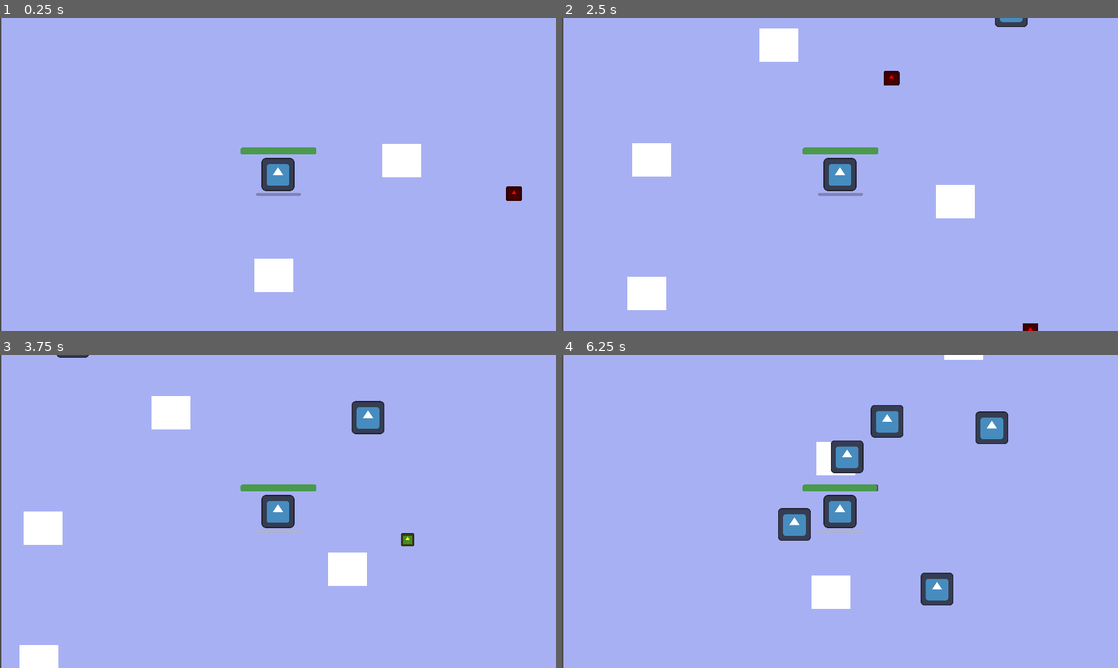
Above: before the commit, frames 1-4 (two rows, left to right).
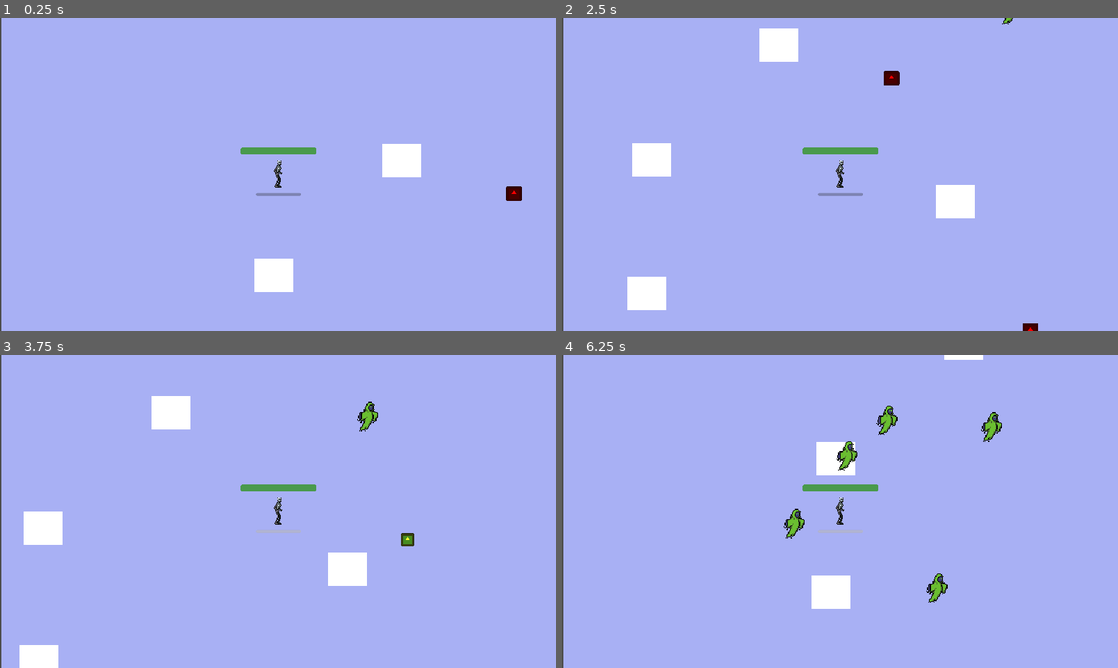
Above: after the commit, the same moments.

Repository: renancarlosdev/go24jam
Game: Godot game, scene res://Scenes/survivor_game.tscn
Same seed, same stepped clock (60 frames per second), same inputs: the game is played once before the commit and once after it. This scene is started directly instead of the project's main scene. The engine's default icon, where the game draws it, is replaced by a stand-in: a white triangle on a blue panel in a dark square.
Inputs:
- Up to frame 1 (0.25 s): no input
- Up to frame 2 (2.5 s): tap Enter at 0.5 s; hold D (move_right) 0.53-1.28 s; hold S (move_down) 1.28-2.03 s; hold D (move_right) from 2.03 s (still down)
- Up to frame 3 (3.75 s): release D (move_right) at 2.78 s; hold W (move_up) 2.78-3.5 s; click "SELECT" at 3.5 s
- Up to frame 4 (6.25 s): hold A (move_left) 4.28-5.78 s; hold S (move_down) from 5.78 s (still down)

The runs differ from the first frame. In frame 1, 0.6% of the frame differs, in the area x 47-93%, y 44-57%; in frame 2, 0.8%; in frame 3, 1.3%; in frame 4, 3.7%, in the area x 38-81%, y 16-80%.
Error after the commit: Invalid call. Nonexistent function 'play_idle_animation' in base 'AnimatedSprite2D'. (res://Scripts/player.gd:21)

Commit message:
animations

Diff:
--- a/Scenes/mob.tscn
+++ b/Scenes/mob.tscn
@@ -1,10 +1,88 @@
-[gd_scene load_steps=4 format=3 uid="uid://disp7unepkjef"]
+[gd_scene load_steps=15 format=3 uid="uid://disp7unepkjef"]
 
 [ext_resource type="Script" path="res://mob.gd" id="1_w68u0"]
-[ext_resource type="PackedScene" uid="uid://67deweot21u7" path="res://Scenes/mobanimation.tscn" id="2_wd5do"]
+[ext_resource type="Texture2D" uid="uid://dcs7to64blpxh" path="res://Assets/ghost-green-25x35.png" id="2_e7bg1"]
 
 [sub_resource type="CircleShape2D" id="CircleShape2D_ilt7x"]
 radius = 60.0083
+
+[sub_resource type="AtlasTexture" id="AtlasTexture_hrtli"]
+atlas = ExtResource("2_e7bg1")
+region = Rect2(0, 0, 25, 35)
+
+[sub_resource type="AtlasTexture" id="AtlasTexture_kcu4j"]
+atlas = ExtResource("2_e7bg1")
+region = Rect2(25, 0, 25, 35)
+
+[sub_resource type="AtlasTexture" id="AtlasTexture_fajws"]
+atlas = ExtResource("2_e7bg1")
+region = Rect2(50, 0, 25, 35)
+
+[sub_resource type="AtlasTexture" id="AtlasTexture_hauux"]
+atlas = ExtResource("2_e7bg1")
+region = Rect2(75, 0, 25, 35)
+
+[sub_resource type="AtlasTexture" id="AtlasTexture_rlq41"]
+atlas = ExtResource("2_e7bg1")
+region = Rect2(100, 0, 25, 35)
+
+[sub_resource type="AtlasTexture" id="AtlasTexture_g76d5"]
+atlas = ExtResource("2_e7bg1")
+region = Rect2(0, 35, 25, 35)
+
+[sub_resource type="AtlasTexture" id="AtlasTexture_wf4dv"]
+atlas = ExtResource("2_e7bg1")
+region = Rect2(25, 35, 25, 35)
+
+[sub_resource type="AtlasTexture" id="AtlasTexture_1g83g"]
+atlas = ExtResource("2_e7bg1")
+region = Rect2(50, 35, 25, 35)
+
+[sub_resource type="AtlasTexture" id="AtlasTexture_t745v"]
+atlas = ExtResource("2_e7bg1")
+region = Rect2(75, 35, 25, 35)
+
+[sub_resource type="AtlasTexture" id="AtlasTexture_t7h2t"]
+atlas = ExtResource("2_e7bg1")
+region = Rect2(100, 35, 25, 35)
+
+[sub_resource type="SpriteFrames" id="SpriteFrames_qq466"]
+animations = [{
+"frames": [{
+"duration": 1.0,
+"texture": SubResource("AtlasTexture_hrtli")
+}, {
+"duration": 1.0,
+"texture": SubResource("AtlasTexture_kcu4j")
+}, {
+"duration": 1.0,
+"texture": SubResource("AtlasTexture_fajws")
+}, {
+"duration": 1.0,
+"texture": SubResource("AtlasTexture_hauux")
+}, {
+"duration": 1.0,
+"texture": SubResource("AtlasTexture_rlq41")
+}, {
+"duration": 1.0,
+"texture": SubResource("AtlasTexture_g76d5")
+}, {
+"duration": 1.0,
+"texture": SubResource("AtlasTexture_wf4dv")
+}, {
+"duration": 1.0,
+"texture": SubResource("AtlasTexture_1g83g")
+}, {
+"duration": 1.0,
+"texture": SubResource("AtlasTexture_t745v")
+}, {
+"duration": 1.0,
+"texture": SubResource("AtlasTexture_t7h2t")
+}],
+"loop": true,
+"name": &"default",
+"speed": 10.0
+}]
 
 [node name="mob" type="CharacterBody2D"]
 collision_layer = 2
@@ -12,9 +90,12 @@
 platform_floor_layers = 0
 script = ExtResource("1_w68u0")
 
-[node name="mob_animation" parent="." instance=ExtResource("2_wd5do")]
-position = Vector2(-1, 0)
-
 [node name="CollisionShape2D" type="CollisionShape2D" parent="."]
 position = Vector2(-3, 2)
 shape = SubResource("CircleShape2D_ilt7x")
+
+[node name="AnimatedSprite2D" type="AnimatedSprite2D" parent="."]
+position = Vector2(-4, 2.38419e-07)
+scale = Vector2(3.59, 3.59)
+sprite_frames = SubResource("SpriteFrames_qq466")
+frame_progress = 0.754565
--- a/Scenes/player.tscn
+++ b/Scenes/player.tscn
@@ -1,8 +1,7 @@
-[gd_scene load_steps=10 format=3 uid="uid://sjyppauxwcuj"]
+[gd_scene load_steps=29 format=3 uid="uid://sjyppauxwcuj"]
 
 [ext_resource type="Script" path="res://Scripts/player.gd" id="1_ox8j3"]
-[ext_resource type="Texture2D" uid="uid://jivyt6mcl515" path="res://Assets/icon2.svg" id="2_1082t"]
-[ext_resource type="PackedScene" uid="uid://bwgvysov88yqw" path="res://Scenes/playeranimation.tscn" id="3_kagbi"]
+[ext_resource type="Texture2D" uid="uid://bkhn86qcxaba3" path="res://Assets/skeleton-36x48.png" id="4_5176s"]
 [ext_resource type="PackedScene" uid="uid://bnim6pmp0nbqt" path="res://Scenes/power.tscn" id="4_dkckp"]
 
 [sub_resource type="CircleShape2D" id="CircleShape2D_ae5xx"]
@@ -28,18 +27,163 @@
 [sub_resource type="CircleShape2D" id="CircleShape2D_gk4nb"]
 radius = 55.2268
 
+[sub_resource type="AtlasTexture" id="AtlasTexture_x6khc"]
+atlas = ExtResource("4_5176s")
+region = Rect2(36, 96, 36, 48)
+
+[sub_resource type="AtlasTexture" id="AtlasTexture_q7pa8"]
+atlas = ExtResource("4_5176s")
+region = Rect2(72, 96, 36, 48)
+
+[sub_resource type="AtlasTexture" id="AtlasTexture_ojdjc"]
+atlas = ExtResource("4_5176s")
+region = Rect2(108, 96, 36, 48)
+
+[sub_resource type="AtlasTexture" id="AtlasTexture_ny16f"]
+atlas = ExtResource("4_5176s")
+region = Rect2(144, 96, 36, 48)
+
+[sub_resource type="AtlasTexture" id="AtlasTexture_kofs5"]
+atlas = ExtResource("4_5176s")
+region = Rect2(0, 144, 36, 48)
+
+[sub_resource type="AtlasTexture" id="AtlasTexture_ipcfb"]
+atlas = ExtResource("4_5176s")
+region = Rect2(36, 144, 36, 48)
+
+[sub_resource type="AtlasTexture" id="AtlasTexture_uh000"]
+atlas = ExtResource("4_5176s")
+region = Rect2(72, 144, 36, 48)
+
+[sub_resource type="AtlasTexture" id="AtlasTexture_lxhml"]
+atlas = ExtResource("4_5176s")
+region = Rect2(108, 144, 36, 48)
+
+[sub_resource type="AtlasTexture" id="AtlasTexture_d31ii"]
+atlas = ExtResource("4_5176s")
+region = Rect2(144, 144, 36, 48)
+
+[sub_resource type="AtlasTexture" id="AtlasTexture_aiqwl"]
+atlas = ExtResource("4_5176s")
+region = Rect2(0, 0, 36, 48)
+
+[sub_resource type="AtlasTexture" id="AtlasTexture_xb6oj"]
+atlas = ExtResource("4_5176s")
+region = Rect2(36, 0, 36, 48)
+
+[sub_resource type="AtlasTexture" id="AtlasTexture_qca4l"]
+atlas = ExtResource("4_5176s")
+region = Rect2(72, 0, 36, 48)
+
+[sub_resource type="AtlasTexture" id="AtlasTexture_xoiuq"]
+atlas = ExtResource("4_5176s")
+region = Rect2(108, 0, 36, 48)
+
+[sub_resource type="AtlasTexture" id="AtlasTexture_op5ip"]
+atlas = ExtResource("4_5176s")
+region = Rect2(144, 0, 36, 48)
+
+[sub_resource type="AtlasTexture" id="AtlasTexture_ycgf2"]
+atlas = ExtResource("4_5176s")
+region = Rect2(0, 48, 36, 48)
+
+[sub_resource type="AtlasTexture" id="AtlasTexture_4sima"]
+atlas = ExtResource("4_5176s")
+region = Rect2(36, 48, 36, 48)
+
+[sub_resource type="AtlasTexture" id="AtlasTexture_p42n4"]
+atlas = ExtResource("4_5176s")
+region = Rect2(72, 48, 36, 48)
+
+[sub_resource type="AtlasTexture" id="AtlasTexture_bufsd"]
+atlas = ExtResource("4_5176s")
+region = Rect2(108, 48, 36, 48)
+
+[sub_resource type="AtlasTexture" id="AtlasTexture_5gx6h"]
+atlas = ExtResource("4_5176s")
+region = Rect2(144, 48, 36, 48)
+
+[sub_resource type="SpriteFrames" id="SpriteFrames_dowyj"]
+animations = [{
+"frames": [{
+"duration": 1.0,
+"texture": SubResource("AtlasTexture_x6khc")
+}, {
+"duration": 1.0,
+"texture": SubResource("AtlasTexture_q7pa8")
+}, {
+"duration": 1.0,
+"texture": SubResource("AtlasTexture_ojdjc")
+}, {
+"duration": 1.0,
+"texture": SubResource("AtlasTexture_ny16f")
+}],
+"loop": true,
+"name": &"idle",
+"speed": 10.0
+}, {
+"frames": [{
+"duration": 1.0,
+"texture": SubResource("AtlasTexture_kofs5")
+}, {
+"duration": 1.0,
+"texture": SubResource("AtlasTexture_ipcfb")
+}, {
+"duration": 1.0,
+"texture": SubResource("AtlasTexture_uh000")
+}, {
+"duration": 1.0,
+"texture": SubResource("AtlasTexture_lxhml")
+}, {
+"duration": 1.0,
+"texture": SubResource("AtlasTexture_d31ii")
+}],
+"loop": false,
+"name": &"killed",
+"speed": 5.0
+}, {
+"frames": [{
+"duration": 1.0,
+"texture": SubResource("AtlasTexture_aiqwl")
+}, {
+"duration": 1.0,
+"texture": SubResource("AtlasTexture_xb6oj")
+}, {
+"duration": 1.0,
+"texture": SubResource("AtlasTexture_qca4l")
+}, {
+"duration": 1.0,
+"texture": SubResource("AtlasTexture_xoiuq")
+}, {
+"duration": 1.0,
+"texture": SubResource("AtlasTexture_op5ip")
+}, {
+"duration": 1.0,
+"texture": SubResource("AtlasTexture_ycgf2")
+}, {
+"duration": 1.0,
+"texture": SubResource("AtlasTexture_4sima")
+}, {
+"duration": 1.0,
+"texture": SubResource("AtlasTexture_p42n4")
+}, {
+"duration": 1.0,
+"texture": SubResource("AtlasTexture_bufsd")
+}, {
+"duration": 1.0,
+"texture": SubResource("AtlasTexture_5gx6h")
+}],
+"loop": true,
+"name": &"walking",
+"speed": 10.0
+}]
+
 [node name="Player" type="CharacterBody2D"]
 platform_floor_layers = 0
 script = ExtResource("1_ox8j3")
 
-[node name="test sprite" type="Sprite2D" parent="."]
-texture = ExtResource("2_1082t")
-
 [node name="CollisionShape2D" type="CollisionShape2D" parent="."]
 shape = SubResource("CircleShape2D_ae5xx")
-
-[node name="playeranimation" parent="." instance=ExtResource("3_kagbi")]
-unique_name_in_owner = true
 
 [node name="Camera2D" type="Camera2D" parent="."]
 zoom = Vector2(0.59, 0.59)
@@ -82,4 +226,10 @@
 
 [node name="Power" parent="." instance=ExtResource("4_dkckp")]
 
+[node name="AnimatedSprite2D" type="AnimatedSprite2D" parent="."]
+position = Vector2(-6, 0)
+scale = Vector2(2.30556, 2.30556)
+sprite_frames = SubResource("SpriteFrames_dowyj")
+animation = &"idle"
+
 [connection signal="body_entered" from="ExpArea" to="." method="_on_area_2d_body_entered"]
--- a/Scenes/playeranimation.tscn
+++ b/Scenes/playeranimation.tscn
@@ -1,6 +1,140 @@
-[gd_scene load_steps=2 format=3 uid="uid://bwgvysov88yqw"]
+[gd_scene load_steps=21 format=3 uid="uid://bwgvysov88yqw"]
 
 [ext_resource type="Script" path="res://playeranimation.gd" id="1_k4x56"]
+[ext_resource type="Texture2D" uid="uid://bkhn86qcxaba3" path="res://Assets/skeleton-36x48.png" id="2_kibb1"]
+
+[sub_resource type="Animation" id="Animation_2ptcj"]
+resource_name = "idle"
+
+[sub_resource type="Animation" id="Animation_o7hn1"]
+resource_name = "walking"
+
+[sub_resource type="AnimationLibrary" id="AnimationLibrary_rk4s6"]
+_data = {
+"idle": SubResource("Animation_2ptcj"),
+"walking": SubResource("Animation_o7hn1")
+}
+
+[sub_resource type="AtlasTexture" id="AtlasTexture_6uu3f"]
+atlas = ExtResource("2_kibb1")
+region = Rect2(36, 96, 36, 48)
+
+[sub_resource type="AtlasTexture" id="AtlasTexture_56hf2"]
+atlas = ExtResource("2_kibb1")
+region = Rect2(72, 96, 36, 48)
+
+[sub_resource type="AtlasTexture" id="AtlasTexture_kqekj"]
+atlas = ExtResource("2_kibb1")
+region = Rect2(108, 96, 36, 48)
+
+[sub_resource type="AtlasTexture" id="AtlasTexture_anhw5"]
+atlas = ExtResource("2_kibb1")
+region = Rect2(144, 96, 36, 48)
+
+[sub_resource type="AtlasTexture" id="AtlasTexture_vj37a"]
+atlas = ExtResource("2_kibb1")
+region = Rect2(0, 0, 36, 48)
+
+[sub_resource type="AtlasTexture" id="AtlasTexture_l15gb"]
+atlas = ExtResource("2_kibb1")
+region = Rect2(36, 0, 36, 48)
+
+[sub_resource type="AtlasTexture" id="AtlasTexture_ktwkb"]
+atlas = ExtResource("2_kibb1")
+region = Rect2(72, 0, 36, 48)
+
+[sub_resource type="AtlasTexture" id="AtlasTexture_v2d7r"]
+atlas = ExtResource("2_kibb1")
+region = Rect2(108, 0, 36, 48)
+
+[sub_resource type="AtlasTexture" id="AtlasTexture_g0nac"]
+atlas = ExtResource("2_kibb1")
+region = Rect2(144, 0, 36, 48)
+
+[sub_resource type="AtlasTexture" id="AtlasTexture_5aidu"]
+atlas = ExtResource("2_kibb1")
+region = Rect2(0, 48, 36, 48)
+
+[sub_resource type="AtlasTexture" id="AtlasTexture_thkj0"]
+atlas = ExtResource("2_kibb1")
+region = Rect2(36, 48, 36, 48)
+
+[sub_resource type="AtlasTexture" id="AtlasTexture_ig710"]
+atlas = ExtResource("2_kibb1")
+region = Rect2(72, 48, 36, 48)
+
+[sub_resource type="AtlasTexture" id="AtlasTexture_quvbv"]
+atlas = ExtResource("2_kibb1")
+region = Rect2(108, 48, 36, 48)
+
+[sub_resource type="AtlasTexture" id="AtlasTexture_w6mgv"]
+atlas = ExtResource("2_kibb1")
+region = Rect2(144, 48, 36, 48)
+
+[sub_resource type="SpriteFrames" id="SpriteFrames_d1qas"]
+animations = [{
+"frames": [{
+"duration": 1.0,
+"texture": SubResource("AtlasTexture_6uu3f")
+}, {
+"duration": 1.0,
+"texture": SubResource("AtlasTexture_56hf2")
+}, {
+"duration": 1.0,
+"texture": SubResource("AtlasTexture_kqekj")
+}, {
+"duration": 1.0,
+"texture": SubResource("AtlasTexture_anhw5")
+}],
+"loop": true,
+"name": &"idle",
+"speed": 10.0
+}, {
+"frames": [{
+"duration": 1.0,
+"texture": SubResource("AtlasTexture_vj37a")
+}, {
+"duration": 1.0,
+"texture": SubResource("AtlasTexture_l15gb")
+}, {
+"duration": 1.0,
+"texture": SubResource("AtlasTexture_ktwkb")
+}, {
+"duration": 1.0,
+"texture": SubResource("AtlasTexture_v2d7r")
+}, {
+"duration": 1.0,
+"texture": SubResource("AtlasTexture_g0nac")
+}, {
+"duration": 1.0,
+"texture": SubResource("AtlasTexture_5aidu")
+}, {
+"duration": 1.0,
+"texture": SubResource("AtlasTexture_thkj0")
+}, {
+"duration": 1.0,
+"texture": SubResource("AtlasTexture_ig710")
+}, {
+"duration": 1.0,
+"texture": SubResource("AtlasTexture_quvbv")
+}, {
+"duration": 1.0,
+"texture": SubResource("AtlasTexture_w6mgv")
+}],
+"loop": true,
+"name": &"walking",
+"speed": 10.0
+}]
 
 [node name="playeranimation" type="Node2D"]
 script = ExtResource("1_k4x56")
+
+[node name="AnimationPlayer" type="AnimationPlayer" parent="."]
+libraries = {
+"": SubResource("AnimationLibrary_rk4s6")
+}
+
+[node name="AnimatedSprite2D" type="AnimatedSprite2D" parent="."]
+sprite_frames = SubResource("SpriteFrames_d1qas")
+animation = &"walking"
+frame_progress = 0.259462
--- a/Scripts/player.gd
+++ b/Scripts/player.gd
@@ -7,15 +7,18 @@
 signal killed
 signal leveled_up
 
+@onready var animated_sprite: AnimatedSprite2D = $AnimatedSprite2D
+
+
 func _physics_process(delta: float) -> void:
 	var direction = Input.get_vector("move_left", "move_right", "move_up", "move_down")
 	velocity = direction * 600
 	move_and_slide()
 
 	if velocity.length() > 0.0:
-		%playeranimation.play_walk_animation()
+		$AnimatedSprite2D.play_walking_animation()
 	else:
-		%playeranimation.play_idle_animation()
+		$AnimatedSprite2D.play_idle_animation()
 
 	var overlaping_mobs = $%HurtBox.get_overlapping_bodies()
 	if overlaping_mobs.size() > 0:
@@ -24,6 +27,7 @@
 		%HPProgressBar.value= hp
 
 		if hp < 0.0:
+			$AnimatedSprite2D.play_killed_animation()
 			killed.emit()
 
 
--- a/project.godot
+++ b/project.godot
@@ -54,5 +54,6 @@
 
 [rendering]
 
+textures/canvas_textures/default_texture_filter=0
 renderer/rendering_method="gl_compatibility"
 renderer/rendering_method.mobile="gl_compatibility"
Binary file added: Assets/ghost-green-25x35.png
Not shown, added: Assets/ghost-green-25x35.png.import
Binary file added: Assets/skeleton-36x48.png
Not shown, added: Assets/skeleton-36x48.png.import
Binary file added: Scenes/skeleton-36x48.png
Not shown, added: Scenes/skeleton-36x48.png.import
